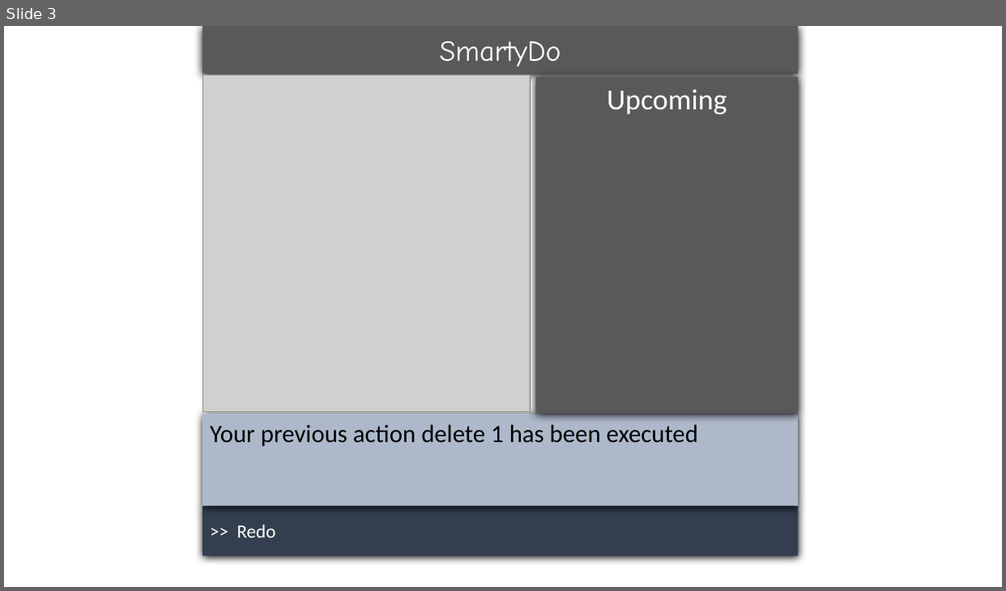
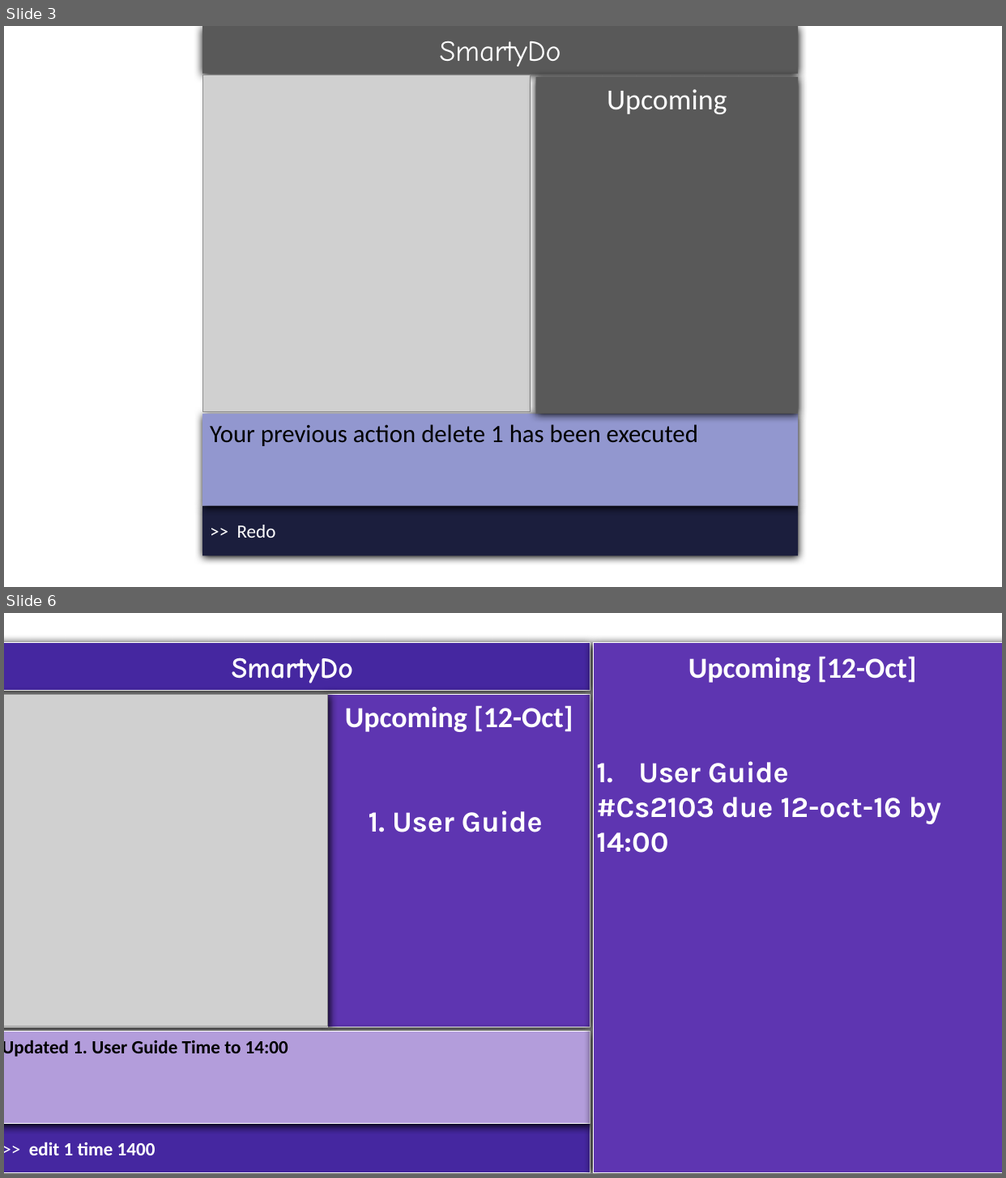
Before and after one commit to se-edu/addressbook-level4, a slide deck: docs/diagrams/UserGuide Drawings.pptx. Shown one above the other, each under a label of ours: slide 3 before the commit, slides 3 and 6 after it; the slides between them are not shown. The pictures are 1006x591 and 1006x1178 pixels, drawn with LibreOffice and Linux fonts; fonts in the diff are those of the drawing; grey boxes stand for pictures. Boxes give left, top, right and bottom in pixels: in the first picture for what was removed or moved away, otherwise in the second. Text is boxed around its words. In the diff, an @@ line names an element or a change of style, - is before the commit and + after.

Commit message:
1. Formated for CS2103 User Guide 1st Draft 2. Remove other TA's photos 3. Added new images

```diff
--- a/docs/diagrams/UserGuide Drawings.pptx
+++ b/docs/diagrams/UserGuide Drawings.pptx
@@ slide 6 added at [4, 613, 1002, 1174], background #FFFFFF @@
@@ group added at [4, 643, 1002, 1174]: 6 rectangles, 1 picture @@
+SmartyDo
+Upcoming [12-Oct]
+1. User Guide
+>> edit 1 time 1400
+Updated 1. User Guide Time to 14:00
+Upcoming [12-Oct]
+1. User Guide
+#Cs2103 due 12-oct-16 by 14:00
@@ slide 3 changed as well @@
@@ rectangle "Your previous action delete 1 ..." at [202, 414, 799, 506]: fill #ADB9CA to #9297CF @@
@@ rectangle ">> Redo" at [202, 506, 799, 556]: fill #333F50 to #1B1E3E @@
```
Also in this commit, not shown: 2 other slides changed, 7 other slides added, 13 other files.
